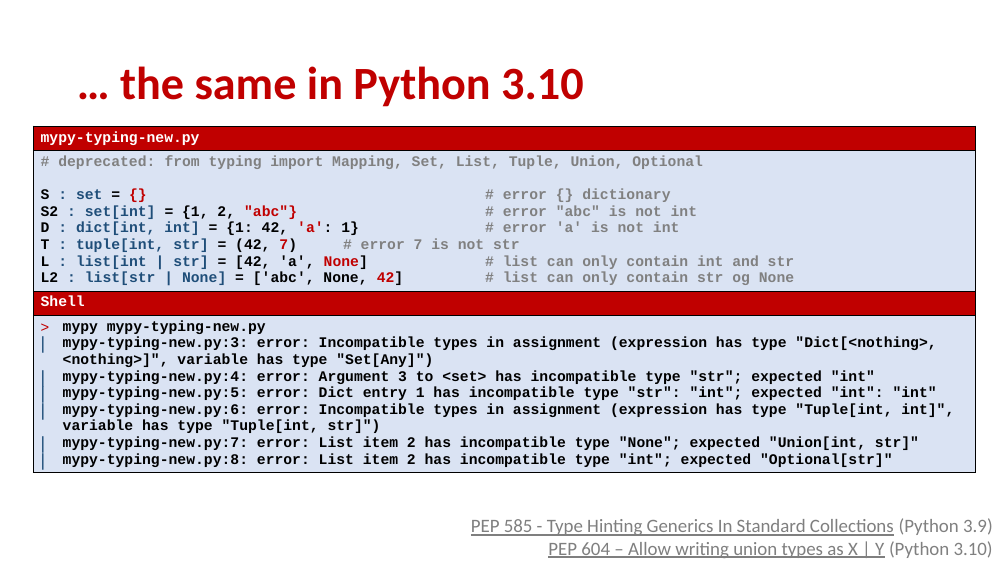
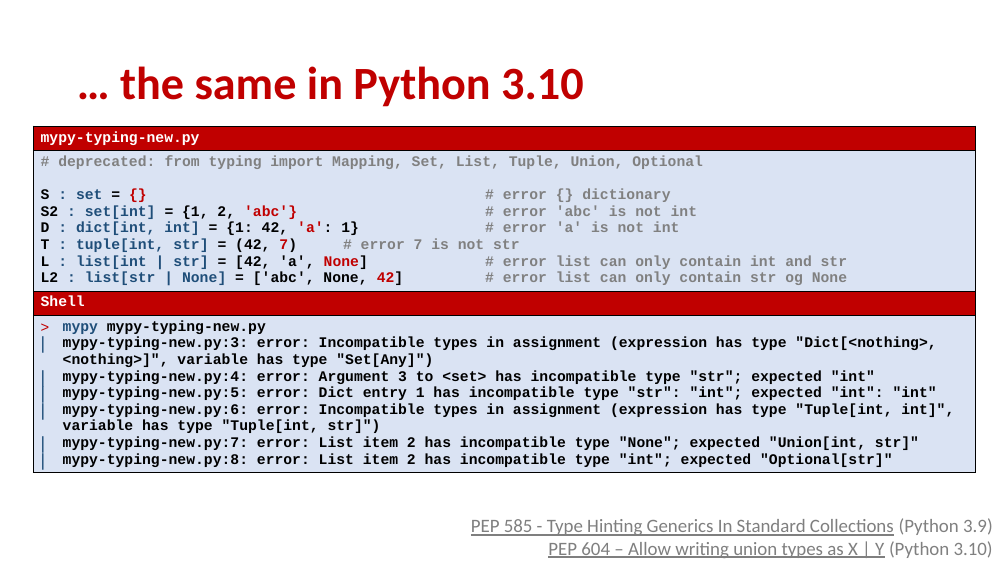
Before and after one commit to gsbrodal/gsbrodal.github.io, a slide deck: slide 35 of ipsa/slides/testing.pptx (slide 34 before the commit). Drawn at 1008x567 pixels with LibreOffice and Linux fonts; fonts in the diff are those of the drawing. Boxes give left, top, right and bottom in pixels: in the first picture for what was removed or moved away, otherwise in the second. Text is boxed around its words. In the diff, an @@ line names an element or a change of style, - is before the commit and + after.

```diff
--- a/ipsa/slides/testing.pptx
+++ b/ipsa/slides/testing.pptx
@@ table at box(33, 126, 975, 492) @@
@@ row 2, column 1: "# deprecated: from typing import Mapping, Set, List, Tuple, Union, Optional / S : set = {} # error {} dictionary / S2 : set[int] = {1, 2, "abc"} # error "abc" is not int / D : dict[int, int] = {1: 42, 'a': 1} # error 'a' is not int / T : tuple[int, str] = (42, 7) # error 7 is not str / L : list[int | str] = [42, 'a', None] # list can only contain int and str / L2 : list[str | None] = ['abc', None, 42] # list can only contain str og None" to "# deprecated: from typing import Mapping, Set, List, Tuple, Union, Optional / S : set = {} # error {} dictionary / S2 : set[int] = {1, 2, 'abc'} # error 'abc' is not int / D : dict[int, int] = {1: 42, 'a': 1} # error 'a' is not int / T : tuple[int, str] = (42, 7) # error 7 is not str / L : list[int | str] = [42, 'a', None] # error list can only contain int and str / L2 : list[str | None] = ['abc', None, 42] # error list can only contain str og None" @@
@@ text colour #000000 to #1F4E79 in "mypy" @@
```
Also in this commit, not shown: 19 other slides changed, 3 slides added, 1 slide removed, 4 other files.
